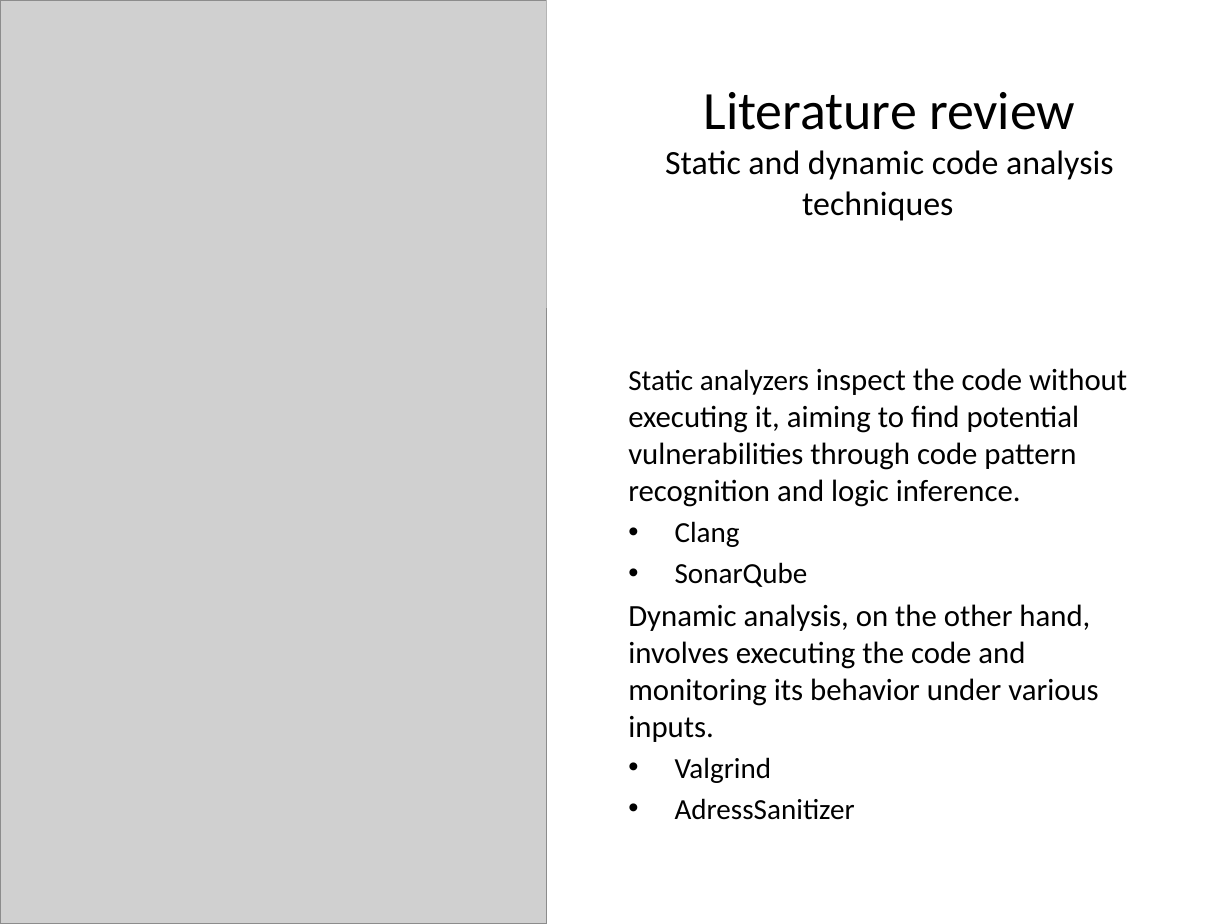
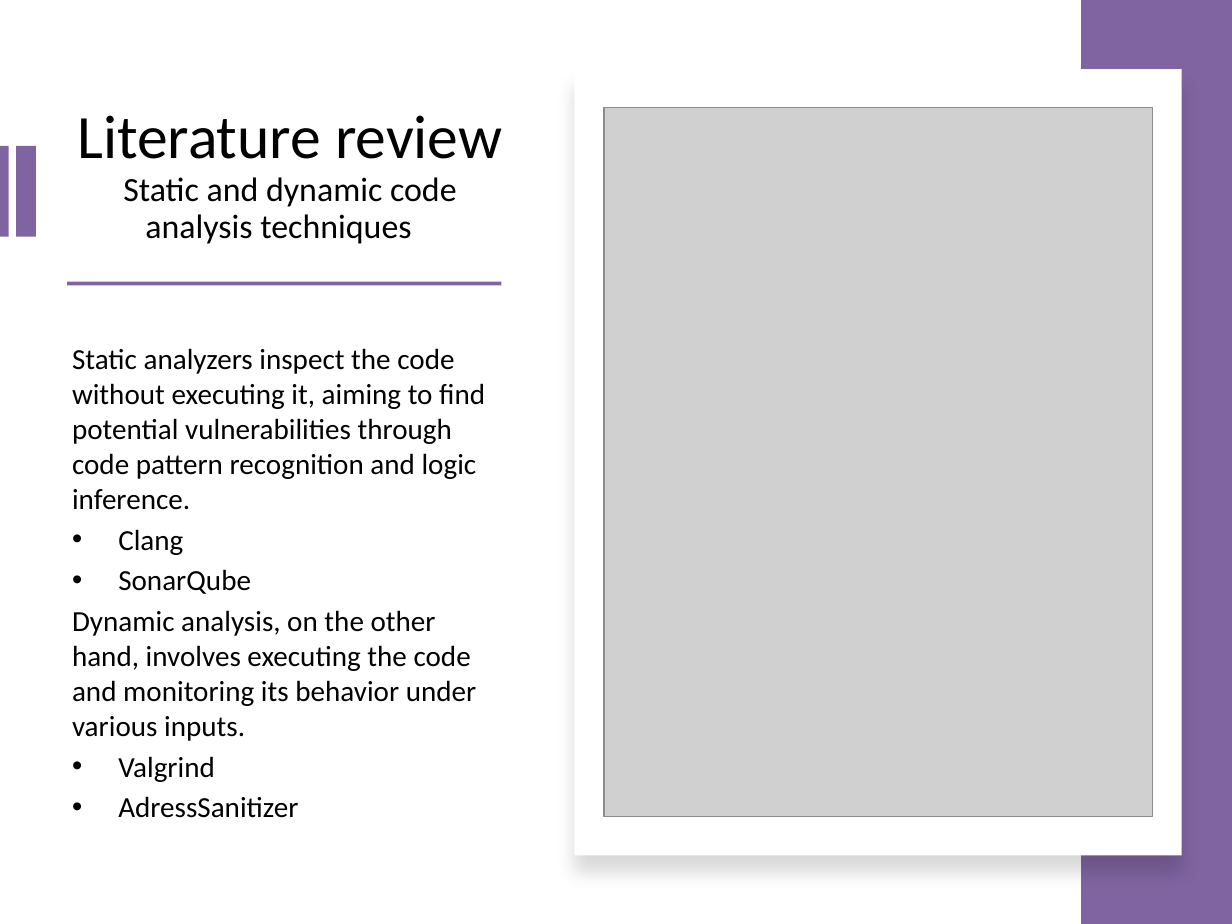
Before and after one commit to TaviFurdui/detecting-vulnerabilities-using-ml, a slide deck: slide 4 of Presentation.pptx. Drawn at 1232x924 pixels with LibreOffice and Linux fonts; fonts in the diff are those of the drawing; grey boxes stand for pictures. Boxes give left, top, right and bottom in pixels: in the first picture for what was removed or moved away, otherwise in the second. Text is boxed around its words. In the diff, an @@ line names an element or a change of style, - is before the commit and + after.

```diff
--- a/Presentation.pptx
+++ b/Presentation.pptx
@@ rectangle added at box(1080, 0, 1232, 924), fill #8064A2 @@
@@ rectangle: place and size @@
-rectangle at box(547, 0, 1232, 308)
+rectangle at box(574, 69, 1181, 855)
@@ rectangle at box(574, 69, 1181, 855): shadow changed @@
@@ title "Literature review Static and dynamic ...": place and size @@
-title "Literature review Static and dynamic ..." at box(665, 92, 1113, 221)
+title "Literature review Static and dynamic ..." at box(77, 115, 502, 244)
@@ title "Literature review Static and dynamic ..." at box(77, 115, 502, 244): size 31.5 to 36 pt in "Literature review"; line spacing 1 to 0.9 @@
@@ picture: place and size @@
-picture at box(0, 0, 547, 924)
+picture at box(604, 107, 1152, 816)
@@ rectangle added at box(0, 145, 9, 237), fill #8064A2 @@
@@ rectangle added at box(16, 145, 36, 237), fill #8064A2 @@
@@ rectangle added at box(68, 282, 501, 286), fill #8064A2 @@
@@ text "Static analyzers inspect the code ...": place and size @@
-text "Static analyzers inspect the code ..." at box(628, 368, 1127, 820)
+text "Static analyzers inspect the code ..." at box(72, 348, 485, 818)
@@ text at box(72, 348, 485, 741): size 18 to 17 pt in "inspect the code without executing it, aiming ...", "Dynamic analysis, on the other hand, involves ..." @@
```
Also in this commit, not shown: 5 other slides changed, 8 slides added, 8 slides removed.
